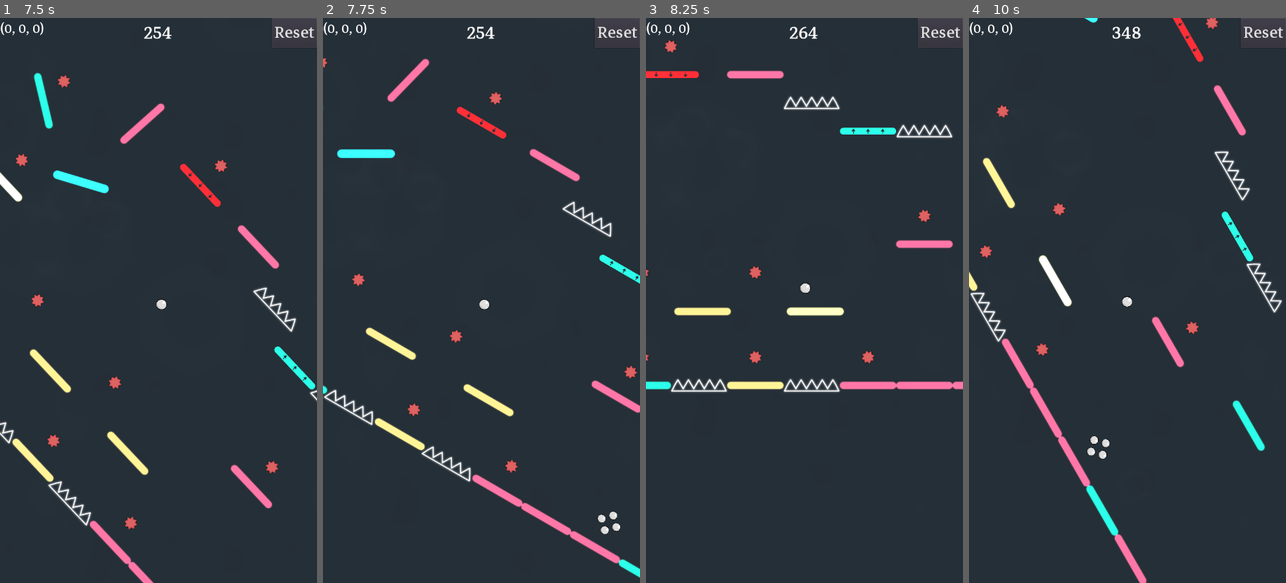
Above: before the commit, frames 1-4 (left to right).
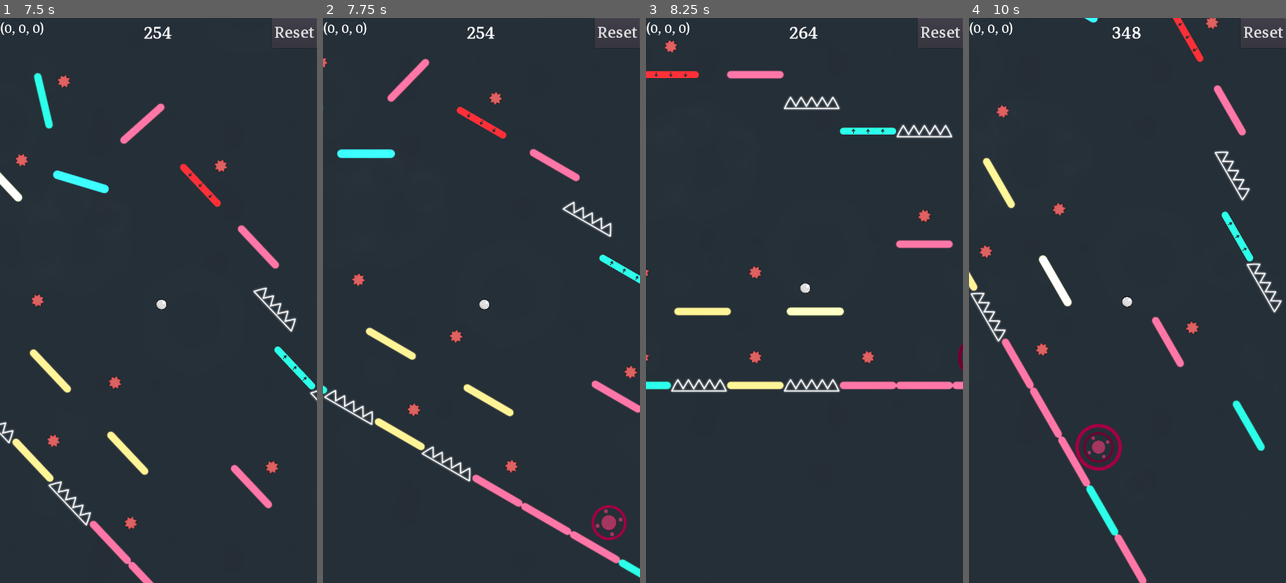
Above: after the commit, the same moments.

Repository: dolorismachina/Pivot
Game: Godot game, scene res://Scenes/Main/Main.tscn
Same seed, same stepped clock (60 frames per second), same inputs: the game is played once before the commit and once after it. The engine's default icon, where the game draws it, is replaced by a stand-in: a white triangle on a blue panel in a dark square.
Inputs (mouse positions are in pixels of both pictures, inside the frame that each line leads up to):
- Up to frame 1 (7.5 s): move the mouse to (228, 272) at 0.52 s; hold Right (ui_right) 0.53-1.28 s; hold Space (space) 0.53-1.28 s; click (228, 272) at 0.67 s; move the mouse to (95, 328) at 1.27 s; hold Left (ui_left) 1.28-2.03 s; tap Space (space) every 1.5 s from 1.35 to 7.35 s; move the mouse to (190, 176) at 2.02 s; hold Space (space) 2.03-2.78 s; hold Right (ui_right) 2.03-3.53 s; move the mouse to (142, 413) at 2.77 s; click (142, 413) at 2.92 s; move the mouse to (253, 385) at 3.52 s; hold Space (space) 3.53-4.28 s; hold Left (ui_left) 3.53-5.78 s; move the mouse to (63, 215) at 4.27 s; move the mouse to (174, 300) at 5.02 s; hold Space (space) 5.03-5.78 s; click (174, 300) at 5.17 s; move the mouse to (110, 159) at 5.77 s; hold Right (ui_right) from 5.78 s (still down); move the mouse to (228, 272) at 6.52 s; hold Space (space) 6.53-7.28 s; move the mouse to (95, 328) at 7.27 s; click (95, 328) at 7.42 s
- Up to frame 2 (7.75 s): keep holding Right (ui_right)
- Up to frame 3 (8.25 s): move the mouse to (836, 176) at 8.02 s; release Right (ui_right) at 8.03 s; hold Left (ui_left) from 8.03 s (still down); hold Space (space) from 8.03 s (still down)
- Up to frame 4 (10 s): move the mouse to (1111, 413) at 8.77 s; release Space (space) at 8.78 s; tap Space (space) at 8.85 s; move the mouse to (1222, 385) at 9.52 s; release Left (ui_left) at 9.53 s; hold Right (ui_right) from 9.53 s (still down); hold Space (space) from 9.53 s (still down); click (1222, 385) at 9.67 s

Frame 1 is identical in both runs. In frame 2, 0.4% of the frame differs, in the area x 84-96%, y 86-93%; in frame 3, less than 0.1%; in frame 4, 0.6%, in the area x 33-49%, y 71-81%.
Error in both runs: Invalid get index 'modulate' (on base: 'Tween'). (res://Scenes/Blocks/Block/Block.gd:52)

Commit message:
Add nicer end portal

Diff:
--- a/Scenes/End.tscn
+++ /dev/null
@@ -1,46 +0,0 @@
-[gd_scene load_steps=3 format=2]
-
-[ext_resource path="res://Scenes/Player/Ball.png" type="Texture" id=1]
-
-
-
-
-[sub_resource type="CircleShape2D" id=1]
-radius = 19.0
-
-[node name="End" type="Area2D"]
-
-[node name="Node" type="Node2D" parent="."]
-scale = Vector2( 0.3, 0.3 )
-
-[node name="Ball" type="Sprite" parent="Node"]
-position = Vector2( -64, 0 )
-texture = ExtResource( 1 )
-
-[node name="Ball2" type="Sprite" parent="Node"]
-position = Vector2( 64, 0 )
-texture = ExtResource( 1 )
-
-[node name="Ball3" type="Sprite" parent="Node"]
-position = Vector2( 0, -64 )
-texture = ExtResource( 1 )
-
-[node name="Ball4" type="Sprite" parent="Node"]
-position = Vector2( 0, 64 )
-texture = ExtResource( 1 )
-
-[node name="CollisionShape2D" type="CollisionShape2D" parent="."]
-position = Vector2( -19.2, 0 )
-shape = SubResource( 1 )
-
-[node name="CollisionShape2D2" type="CollisionShape2D" parent="."]
-position = Vector2( 19.2, 0 )
-shape = SubResource( 1 )
-
-[node name="CollisionShape2D3" type="CollisionShape2D" parent="."]
-position = Vector2( 0, -19.2 )
-shape = SubResource( 1 )
-
-[node name="CollisionShape2D4" type="CollisionShape2D" parent="."]
-position = Vector2( 0, 19.2 )
-shape = SubResource( 1 )
--- /dev/null
+++ b/Scenes/End/End.tscn
@@ -0,0 +1,100 @@
+[gd_scene load_steps=6 format=2]
+
+[ext_resource path="res://Scenes/End/Inner.png" type="Texture" id=1]
+[ext_resource path="res://Scenes/End/Outer.png" type="Texture" id=2]
+[ext_resource path="res://Scenes/End/Core.png" type="Texture" id=3]
+
+[sub_resource type="CircleShape2D" id=1]
+radius = 50.0
+
+[sub_resource type="Animation" id=2]
+resource_name = "pulsate"
+length = 2.0
+loop = true
+step = 0.5
+tracks/0/type = "value"
+tracks/0/path = NodePath("Outer:scale")
+tracks/0/interp = 1
+tracks/0/loop_wrap = true
+tracks/0/imported = false
+tracks/0/enabled = true
+tracks/0/keys = {
+"times": PoolRealArray( 0.5, 1.5 ),
+"transitions": PoolRealArray( 1, 1 ),
+"update": 0,
+"values": [ Vector2( 1, 1 ), Vector2( 0, 0 ) ]
+}
+tracks/1/type = "value"
+tracks/1/path = NodePath("Inner:scale")
+tracks/1/interp = 1
+tracks/1/loop_wrap = true
+tracks/1/imported = false
+tracks/1/enabled = true
+tracks/1/keys = {
+"times": PoolRealArray( 0, 1 ),
+"transitions": PoolRealArray( 2.73208, 1 ),
+"update": 0,
+"values": [ Vector2( 1, 1 ), Vector2( 0, 0 ) ]
+}
+tracks/2/type = "value"
+tracks/2/path = NodePath("Core:modulate")
+tracks/2/interp = 1
+tracks/2/loop_wrap = true
+tracks/2/imported = false
+tracks/2/enabled = false
+tracks/2/keys = {
+"times": PoolRealArray( 0, 1.9 ),
+"transitions": PoolRealArray( 1, 1 ),
+"update": 0,
+"values": [ Color( 0.988235, 0.490196, 0.686275, 1 ), Color( 0.431373, 0.00784314, 0.176471, 1 ) ]
+}
+tracks/3/type = "value"
+tracks/3/path = NodePath("Core:rotation_degrees")
+tracks/3/interp = 1
+tracks/3/loop_wrap = true
+tracks/3/imported = false
+tracks/3/enabled = true
+tracks/3/keys = {
+"times": PoolRealArray( 0, 2 ),
+"transitions": PoolRealArray( 1, 1 ),
+"update": 0,
+"values": [ 0.0, 360.0 ]
+}
+tracks/4/type = "value"
+tracks/4/path = NodePath("Core:scale")
+tracks/4/interp = 1
+tracks/4/loop_wrap = true
+tracks/4/imported = false
+tracks/4/enabled = true
+tracks/4/keys = {
+"times": PoolRealArray( 0.5, 2 ),
+"transitions": PoolRealArray( 1, 1 ),
+"update": 0,
+"values": [ Vector2( 0.7, 0.7 ), Vector2( 0.4, 0.4 ) ]
+}
+
+[node name="End" type="Area2D"]
+
+[node name="CollisionShape2D" type="CollisionShape2D" parent="."]
+visible = false
+shape = SubResource( 1 )
+
+[node name="Inner" type="Sprite" parent="."]
+modulate = Color( 0.643137, 0, 0.254902, 1 )
+scale = Vector2( 0.259552, 0.259552 )
+texture = ExtResource( 1 )
+
+[node name="Outer" type="Sprite" parent="."]
+modulate = Color( 0.443137, 0, 0.176471, 1 )
+scale = Vector2( 0.604157, 0.604157 )
+texture = ExtResource( 2 )
+
+[node name="Core" type="Sprite" parent="."]
+modulate = Color( 0.694796, 0.23602, 0.417633, 1 )
+rotation = 2.81438
+scale = Vector2( 0.620831, 0.620831 )
+texture = ExtResource( 3 )
+
+[node name="AnimationPlayer" type="AnimationPlayer" parent="."]
+autoplay = "pulsate"
+anims/pulsate = SubResource( 2 )
--- a/Scenes/Levels/Level.tscn
+++ b/Scenes/Levels/Level.tscn
@@ -1,7 +1,7 @@
 [gd_scene load_steps=6 format=2]
 
 [ext_resource path="res://Scenes/Levels/Level.gd" type="Script" id=1]
-[ext_resource path="res://Scenes/End.tscn" type="PackedScene" id=2]
+[ext_resource path="res://Scenes/End/End.tscn" type="PackedScene" id=2]
 [ext_resource path="res://Scenes/LevelController/LevelController.tscn" type="PackedScene" id=3]
 [ext_resource path="res://Scenes/MobileController/MobileController.tscn" type="PackedScene" id=4]
 [ext_resource path="res://Scenes/Controllers/MouseController/MouseController.tscn" type="PackedScene" id=5]
--- a/Scenes/Levels/TestLevel.tscn
+++ b/Scenes/Levels/TestLevel.tscn
@@ -1,7 +1,7 @@
 [gd_scene load_steps=10 format=2]
 
 [ext_resource path="res://Scenes/Levels/Level.gd" type="Script" id=1]
-[ext_resource path="res://Scenes/End.tscn" type="PackedScene" id=2]
+[ext_resource path="res://Scenes/End/End.tscn" type="PackedScene" id=2]
 [ext_resource path="res://Scenes/Blocks/Block/Block.tscn" type="PackedScene" id=3]
 [ext_resource path="res://Scenes/Blocks/FallingBlock/FallingBlock.tscn" type="PackedScene" id=4]
 [ext_resource path="res://Scenes/Blocks/BouncyBlock/BouncyBlock.tscn" type="PackedScene" id=5]
Binary file added: Scenes/End/Core.png
Not shown, added: Scenes/End/Core.png.import
Binary file added: Scenes/End/End.png
Not shown, added: Scenes/End/End.png.import
Binary file added: Scenes/End/Inner.png
Not shown, added: Scenes/End/Inner.png.import
Binary file added: Scenes/End/Outer.png
Not shown, added: Scenes/End/Outer.png.import
Not shown, added: Assets/SVG/Portal.gvdesign
